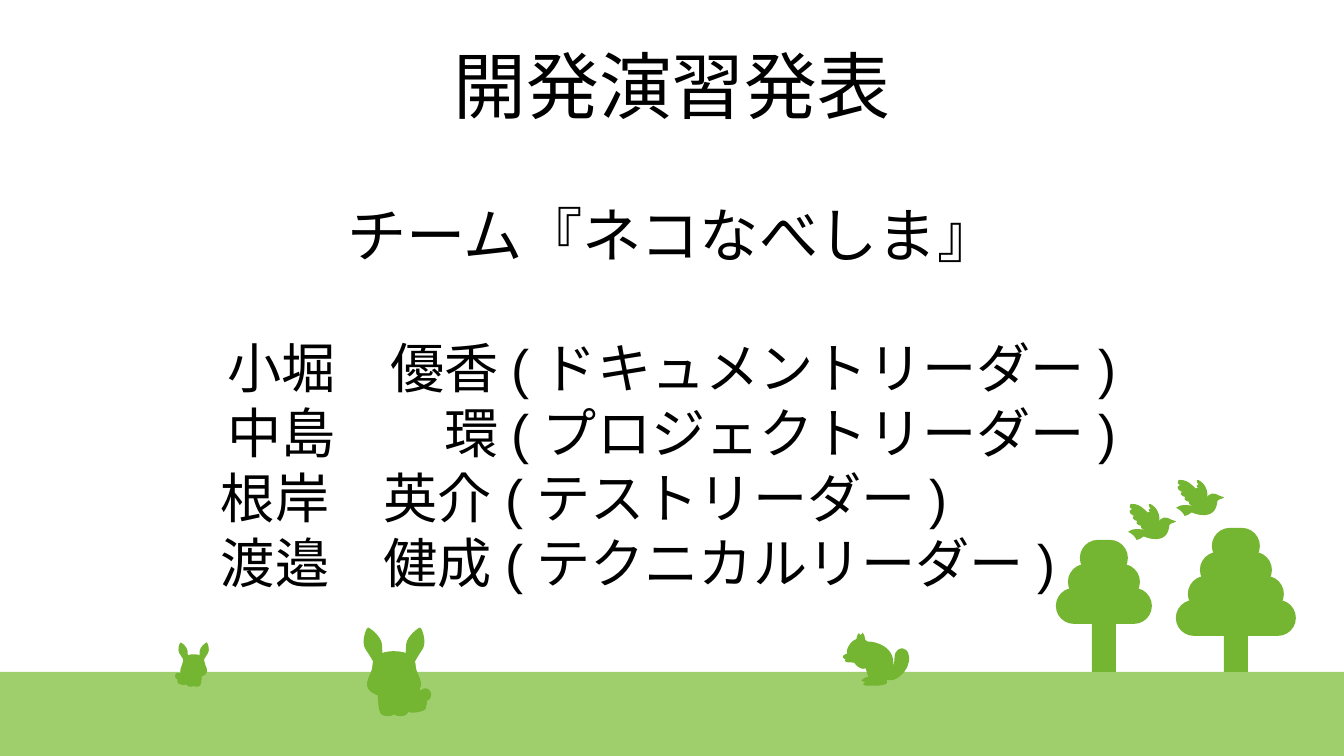
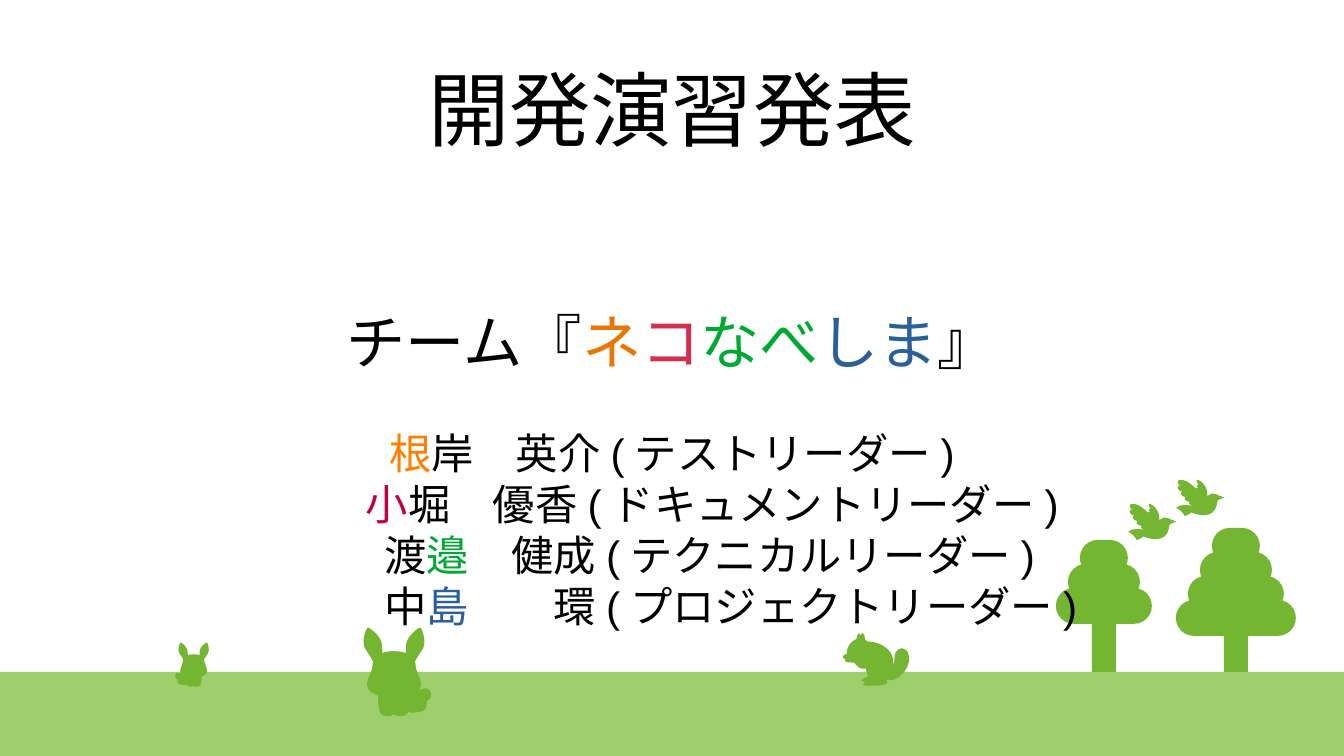
Before and after one commit to 17bd089s/shopping, a slide deck: slide 1 of document/発表スライド改.odp. Drawn at 1344x756 pixels with LibreOffice and Linux fonts; fonts in the diff are those of the drawing. Boxes give left, top, right and bottom in pixels: in the first picture for what was removed or moved away, otherwise in the second. Text is boxed around its words. In the diff, an @@ line names an element or a change of style, - is before the commit and + after.

```diff
--- a/document/発表スライド改.odp
+++ b/document/発表スライド改.odp
@@ title "開発演習発表" moved from (x1=454, y1=52, x2=891, y2=119) to (x1=428, y1=71, x2=916, y2=147) @@
@@ title "開発演習発表" at (x1=428, y1=71, x2=916, y2=147): size 43 to 48 pt @@
@@ subtitle "チーム『ネコなべしま』" moved from (x1=221, y1=207, x2=1085, y2=588) to (x1=347, y1=314, x2=1053, y2=632) @@
@@ subtitle at (x1=347, y1=314, x2=1053, y2=632): text colour #000000 to #EA7500, text colour #000000 to #D62E4E, text colour #000000 to #00A933 in "チーム『ネコなべしま』"; text colour #000000 to #2A6099 in "チーム『ネコなべしま』", "中島"; size 32 to 25 pt in "小堀 優香(ドキュメントリーダー)", "中島 環(プロジェクトリーダー)"; text colour #000000 to #BF0041 in "小堀" @@
@@ subtitle at (x1=389, y1=433, x2=931, y2=473): paragraph added @@
+根岸 英介(テストリーダー)
@@ subtitle at (x1=221, y1=472, x2=1024, y2=588): paragraphs removed @@
-根岸 英介(テストリーダー)
-渡邉 健成(テクニカルリーダー)
@@ subtitle at (x1=385, y1=535, x2=1010, y2=575): paragraph added @@
+渡邉 健成(テクニカルリーダー)
```
Also in this commit, not shown: 10 other slides changed, 2 slides added, 2 slides removed.
